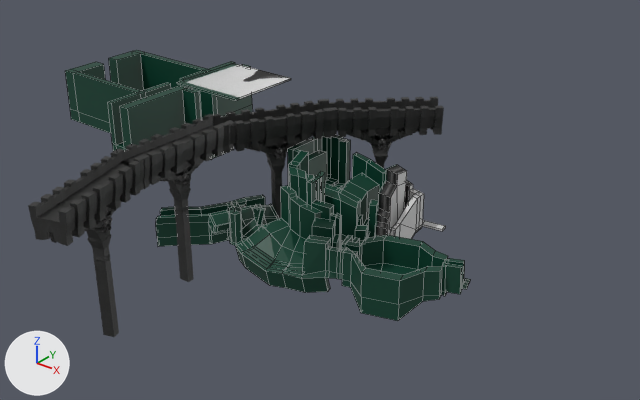
An edit to the Blender file Assets/Models/citadel_environment.blend, drawn before and after from the same camera.
One viewpoint serves both versions: a camera (50 mm lens) standing at (180.0, -260.0, 180.0) and looking at (-21.0, -9.0, 25.0). Lighting does not change. The marker at lower left points along +X, +Y and +Z. Mesh edges are drawn as thin lines on the coarser meshes.
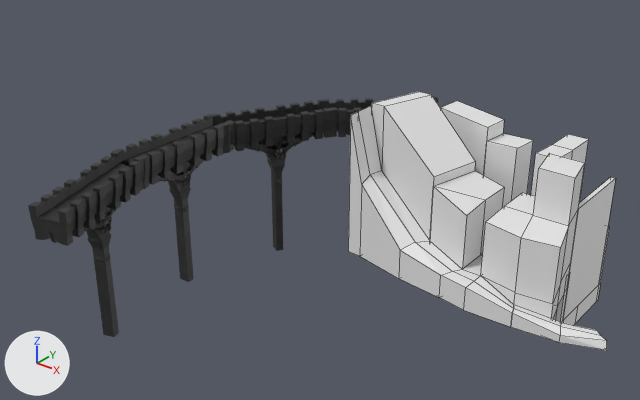
Commit message: environment in progress

The edits, one by one:
Mesh me_cube_003 is new.
It has 605 vertices, 395 faces and spans x -47.6..65.4, y -23.8..57.2, z -26.6..60.4.
Object 'Cube' (ob_cube) is now hidden.
Object 'Cube.001' (ob_cube_001) is now hidden.
Object 'Cube.006' (ob_cube_006) is new; it shows me_cube_003.
Its location is (32.6, 17.8, -0.4).

Where the change shows, as pixel boxes (x1, y1, x2, y2) in the pictures (640 x 400 px):
'Cube.006', added: after (348, 92, 616, 350)
'Cube', hidden: before (156, 63, 470, 321)
'Cube.001', hidden (green): before (65, 50, 252, 160)
'Cube.005', unchanged, covered by the edit: before (321, 97, 444, 169); after (321, 97, 443, 138)
